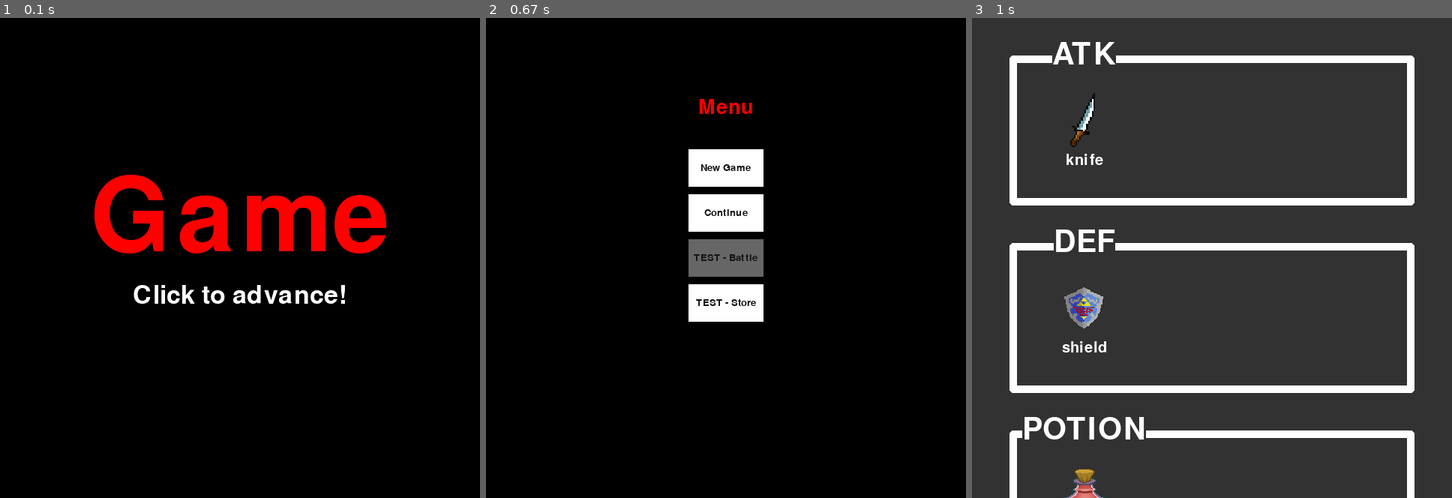
Above: before the commit, frames 1-3 (left to right).
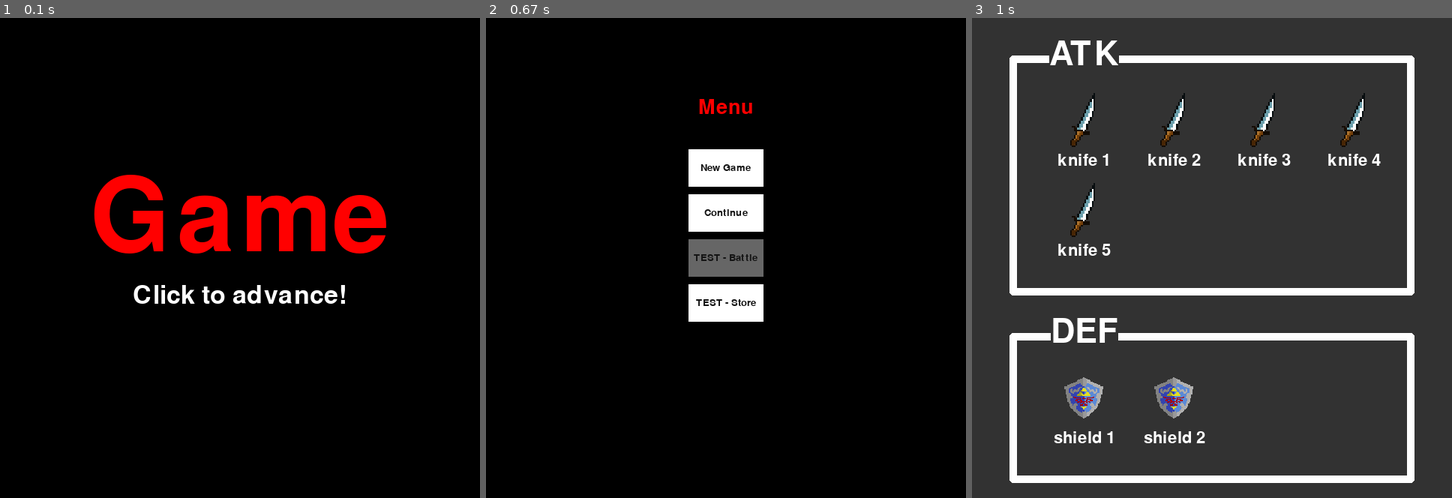
Above: after the commit, the same moments.

Repository: VagishVela/project-pygames
Game: pygame game, started from main.py
Same seed, same stepped clock (60 frames per second), same inputs: the game is played once before the commit and once after it.
Inputs (mouse positions are in pixels of both pictures, inside the frame that each line leads up to):
- Up to frame 1 (0.1 s): no input
- Up to frame 2 (0.67 s): click (726, 258) at 0.38 s
- Up to frame 3 (1 s): click (1212, 291) at 0.72 s

Frames 1-2 are identical in both runs. In frame 3, 13% of the frame differs, in the area x 7-93%, y 4-100%.

Commit message:
make hardcoded values configurable

Diff:
--- a/game/config.py
+++ b/game/config.py
@@ -6,7 +6,13 @@
 SCREEN_HEIGHT = 640
 SCREEN_WIDTH = 640
 FPS = 60
+TILE_SIZE = 72  # ceil(screen_size/9)
 
 # Logger
 LOGGER_LEVEL = logging.DEBUG  # development
 # LOGGER_LEVEL = logging.WARNING    # production
+
+# Store meta
+STORE_PADDING = 100
+STORE_BG = (50, 50, 50)
+STORE_SCROLL_SPEED = 20
--- a/game/entities/groups.py
+++ b/game/entities/groups.py
@@ -6,6 +6,7 @@
 from pygame import Surface
 from pygame.sprite import Group
 
+from game.config import STORE_PADDING
 from game.entities.item import ItemTypes
 
 
@@ -82,33 +83,46 @@
         if self._changed:
             self.atk_offset = pygame.Vector2(0, 0)
             for sprite in self.atk_list:
-                if self.atk_offset[0] + 120 > surface.get_width() - 100:
-                    self.atk_offset[1] += 120
+                if (
+                    self.atk_offset[0] + STORE_PADDING * 1.2
+                    > surface.get_width() - STORE_PADDING
+                ):
+                    self.atk_offset[1] += STORE_PADDING * 1.2
                     self.atk_offset[0] = 0
-                pos = pygame.Vector2(100, 100) + self.atk_offset
+                pos = pygame.Vector2(STORE_PADDING, STORE_PADDING) + self.atk_offset
                 self.atk_sprites.append((sprite, pos))
                 sprite.draw(surface, pos)
-                self.atk_offset[0] += 120
+                self.atk_offset[0] += STORE_PADDING * 1.2
 
-            self.def_offset = pygame.Vector2(0, self.atk_offset[1] + 250)
+            self.def_offset = pygame.Vector2(
+                0, self.atk_offset[1] + STORE_PADDING * 2.5
+            )
             for sprite in self.def_list:
-                if self.def_offset[0] + 120 > surface.get_width() - 100:
-                    self.def_offset[1] += 120
+                if (
+                    self.def_offset[0] + STORE_PADDING * 1.2
+                    > surface.get_width() - STORE_PADDING
+                ):
+                    self.def_offset[1] += STORE_PADDING * 1.2
                     self.def_offset[0] = 0
-                pos = pygame.Vector2(100, 100) + self.def_offset
+                pos = pygame.Vector2(STORE_PADDING, STORE_PADDING) + self.def_offset
                 self.def_sprites.append((sprite, pos))
                 sprite.draw(surface, pos)
-                self.def_offset[0] += 120
+                self.def_offset[0] += STORE_PADDING * 1.2
 
-            self.potion_offset = pygame.Vector2(0, self.def_offset[1] + 250)
+            self.potion_offset = pygame.Vector2(
+                0, self.def_offset[1] + STORE_PADDING * 2.5
+            )
             for sprite in self.potion_list:
-                if self.potion_offset[0] + 120 > surface.get_width() - 100:
-                    self.potion_offset[1] += 120
+                if (
+                    self.potion_offset[0] + STORE_PADDING * 1.2
+                    > surface.get_width() - STORE_PADDING
+                ):
+                    self.potion_offset[1] += STORE_PADDING * 1.2
                     self.potion_offset[0] = 0
-                pos = pygame.Vector2(100, 100) + self.potion_offset
+                pos = pygame.Vector2(STORE_PADDING, STORE_PADDING) + self.potion_offset
                 self.potion_sprites.append((sprite, pos))
                 sprite.draw(surface, pos)
-                self.potion_offset[0] += 120
+                self.potion_offset[0] += STORE_PADDING * 1.2
 
             self._changed = False
         else:
--- a/game/entities/item.py
+++ b/game/entities/item.py
@@ -6,6 +6,7 @@
 from pygame import Surface
 from pygame.sprite import Sprite
 
+from game.config import STORE_PADDING, STORE_BG, TILE_SIZE
 from game.utils import Text
 from game.utils.div import Div, Scrollable
 
@@ -24,8 +25,13 @@
     """Enumerate all items for the store"""
 
     # itemID = (img_path, itemType, itemName)
-    knife = ("assets/knife.png", ItemTypes.ATK, "knife")
-    shield = ("assets/shield.png", ItemTypes.DEF, "shield")
+    knife1 = ("assets/knife.png", ItemTypes.ATK, "knife 1")
+    knife2 = ("assets/knife.png", ItemTypes.ATK, "knife 2")
+    knife3 = ("assets/knife.png", ItemTypes.ATK, "knife 3")
+    knife4 = ("assets/knife.png", ItemTypes.ATK, "knife 4")
+    knife5 = ("assets/knife.png", ItemTypes.ATK, "knife 5")
+    shield1 = ("assets/shield.png", ItemTypes.DEF, "shield 1")
+    shield2 = ("assets/shield.png", ItemTypes.DEF, "shield 2")
     potion = ("assets/potion.png", ItemTypes.POTION, "potion")
 
     @property
@@ -70,19 +76,52 @@
         self.type = self.item.type
         self.name = self.item.item_name
         self.image = pygame.transform.scale(
-            pygame.image.load(self.item.img_path), (72, 72)
+            pygame.image.load(self.item.img_path), (TILE_SIZE, TILE_SIZE)
         )
         self.rect = self.image.get_rect()
 
     def draw(self, screen: Surface, pos):
         """Draw the item"""
 
-        surface = Surface((100, 100), pygame.SRCALPHA)
-        name = Text(self.name, pygame.font.get_default_font(), 50, 90, 30, "white")
+        surface = Surface((STORE_PADDING, STORE_PADDING), pygame.SRCALPHA)
+        name = Text(
+            self.name,
+            pygame.font.get_default_font(),
+            STORE_PADDING / 2,
+            STORE_PADDING * 0.9,
+            STORE_PADDING // 3,
+            "white",
+        )
         name.blit_into(surface)
-        surface.blit(self.image, (14, 0))
+        surface.blit(self.image, (STORE_PADDING / 2 - 36, 0))
         screen.blit(surface, pygame.Vector2(pos) + self.offset)
 
 
 # alias
-StoreDiv = Div
+class StoreDiv(Div):
+    """Div customised for use in Store"""
+
+    def draw(self, screen: pygame.Surface, rect):
+        """Draw the rect and caption"""
+
+        surface = pygame.Surface(screen.get_size(), pygame.SRCALPHA)
+        self.rect = pygame.Rect(rect)
+        rect = self.rect
+        rect[1] += self.offset[1]
+        pygame.draw.rect(surface, "white", rect, 10, 5)
+
+        if self.caption:
+            text = Text(
+                self.caption,
+                pygame.font.get_default_font(),
+                rect[0] + STORE_PADDING,
+                rect[1],
+                STORE_PADDING // 3 * 2,
+                "white",
+                STORE_BG,
+            )
+            text.blit_into(surface)
+        screen.blit(surface, (0, 0))
+
+        # on click behaviour
+        self.on_click()
--- a/game/entities/walls.py
+++ b/game/entities/walls.py
@@ -2,6 +2,8 @@
 import pygame
 from pygame import Surface
 from pygame.sprite import Sprite
+
+from game.config import TILE_SIZE
 
 
 class Wall(Sprite):
@@ -11,7 +13,7 @@
         """Initialize the wall"""
         super().__init__()
         self.image = pygame.transform.scale(
-            pygame.image.load("assets/wall.png"), (72, 72)
+            pygame.image.load("assets/wall.png"), (TILE_SIZE, TILE_SIZE)
         )
         self.pos = x, y
         self.rect = self.image.get_rect()
--- a/game/views/store.py
+++ b/game/views/store.py
@@ -1,5 +1,5 @@
 """This module implements the Store class"""
-
+from game.config import STORE_PADDING, STORE_BG, STORE_SCROLL_SPEED
 from game.entities.groups import StoreItems
 from game.entities.item import StoreItem, StoreDiv
 from game.utils.div import Div
@@ -40,12 +40,21 @@
 
     def __init__(self, *args, **kwargs):
         super().__init__(*args, **kwargs)
-        self.bg_color = (50, 50, 50)
+        self.bg_color = STORE_BG
 
         self.items = StoreItems()
 
         # list the items
-        _items = ["knife", "shield", "potion"]
+        _items = [
+            "knife1",
+            "knife2",
+            "knife3",
+            "knife4",
+            "knife5",
+            "shield1",
+            "shield2",
+            "potion",
+        ]
         for item in _items:
             item = StoreItem(item)
             item.add(self.items)
@@ -54,24 +63,33 @@
             {
                 "ATK": [
                     StoreDiv("ATK"),
-                    (50, 50, self.width - 100, self.items.atk_offset[1] + 200),
+                    (
+                        STORE_PADDING / 2,
+                        STORE_PADDING / 2,
+                        self.width - STORE_PADDING,
+                        self.items.atk_offset[1] + 2 * STORE_PADDING,
+                    ),
                 ],
                 "DEF": [
                     StoreDiv("DEF"),
                     (
-                        50,
-                        self.items.atk_offset[1] + 300,
-                        self.width - 100,
-                        self.items.def_offset[1] - self.items.atk_offset[1] - 50,
+                        STORE_PADDING / 2,
+                        self.items.atk_offset[1] + 3 * STORE_PADDING,
+                        self.width - STORE_PADDING,
+                        self.items.def_offset[1]
+                        - self.items.atk_offset[1]
+                        - STORE_PADDING / 2,
                     ),
                 ],
                 "POTION": [
                     StoreDiv("POTION"),
                     (
-                        50,
-                        self.items.def_offset[1] + 300,
-                        self.width - 100,
-                        self.items.potion_offset[1] - self.items.def_offset[1] - 50,
+                        STORE_PADDING / 2,
+                        self.items.def_offset[1] + 3 * STORE_PADDING,
+                        self.width - STORE_PADDING,
+                        self.items.potion_offset[1]
+                        - self.items.def_offset[1]
+                        - STORE_PADDING / 2,
                     ),
                 ],
             }
@@ -82,26 +100,35 @@
         self.divs.draw(self.screen)
         self.divs.update_rect(
             {
-                "ATK": (50, 50, self.width - 100, self.items.atk_offset[1] + 200),
+                "ATK": (
+                    STORE_PADDING / 2,
+                    STORE_PADDING / 2,
+                    self.width - STORE_PADDING,
+                    self.items.atk_offset[1] + 2 * STORE_PADDING,
+                ),
                 "DEF": (
-                    50,
-                    self.items.atk_offset[1] + 300,
-                    self.width - 100,
-                    self.items.def_offset[1] - self.items.atk_offset[1] - 50,
+                    STORE_PADDING / 2,
+                    self.items.atk_offset[1] + 3 * STORE_PADDING,
+                    self.width - STORE_PADDING,
+                    self.items.def_offset[1]
+                    - self.items.atk_offset[1]
+                    - STORE_PADDING / 2,
                 ),
                 "POTION": (
-                    50,
-                    self.items.def_offset[1] + 300,
-                    self.width - 100,
-                    self.items.potion_offset[1] - self.items.def_offset[1] - 50,
+                    STORE_PADDING / 2,
+                    self.items.def_offset[1] + 3 * STORE_PADDING,
+                    self.width - STORE_PADDING,
+                    self.items.potion_offset[1]
+                    - self.items.def_offset[1]
+                    - STORE_PADDING / 2,
                 ),
             }
         )
 
     def on_scroll(self, event):
         if event.mode == "up":
-            self.items.scroll(0, 20)
-            self.divs.scroll(0, 20)
+            self.items.scroll(0, STORE_SCROLL_SPEED)
+            self.divs.scroll(0, STORE_SCROLL_SPEED)
         elif event.mode == "down":
-            self.items.scroll(0, -20)
-            self.divs.scroll(0, -20)
+            self.items.scroll(0, -STORE_SCROLL_SPEED)
+            self.divs.scroll(0, -STORE_SCROLL_SPEED)
